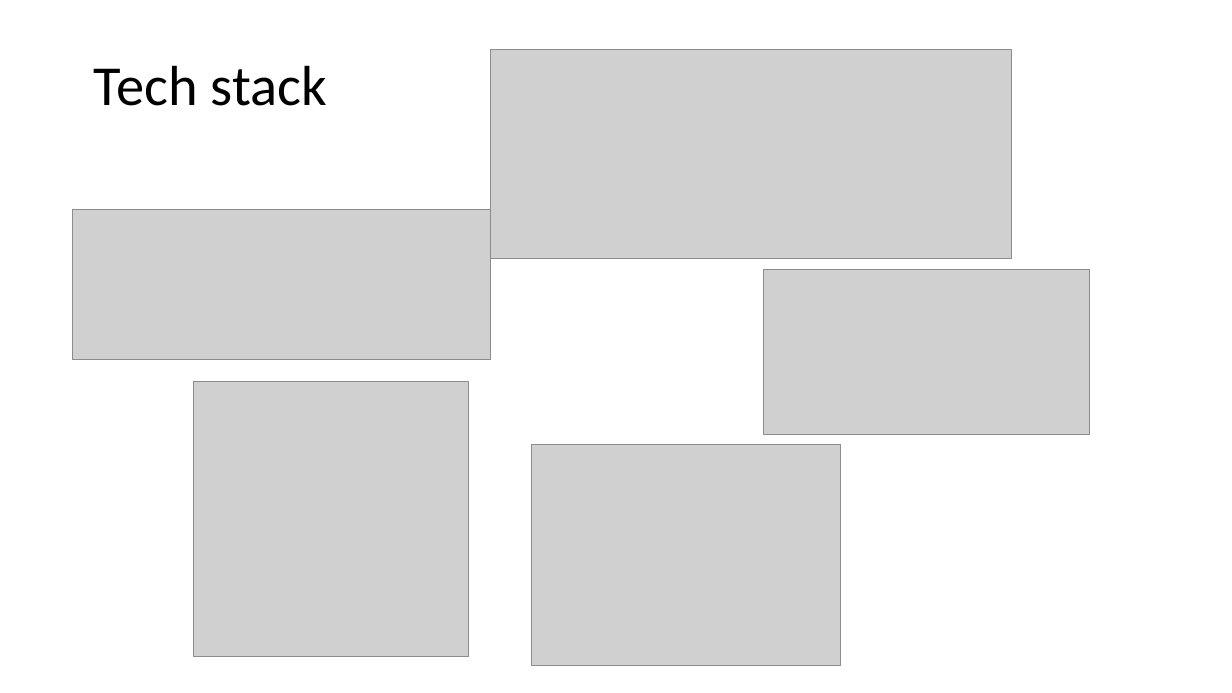
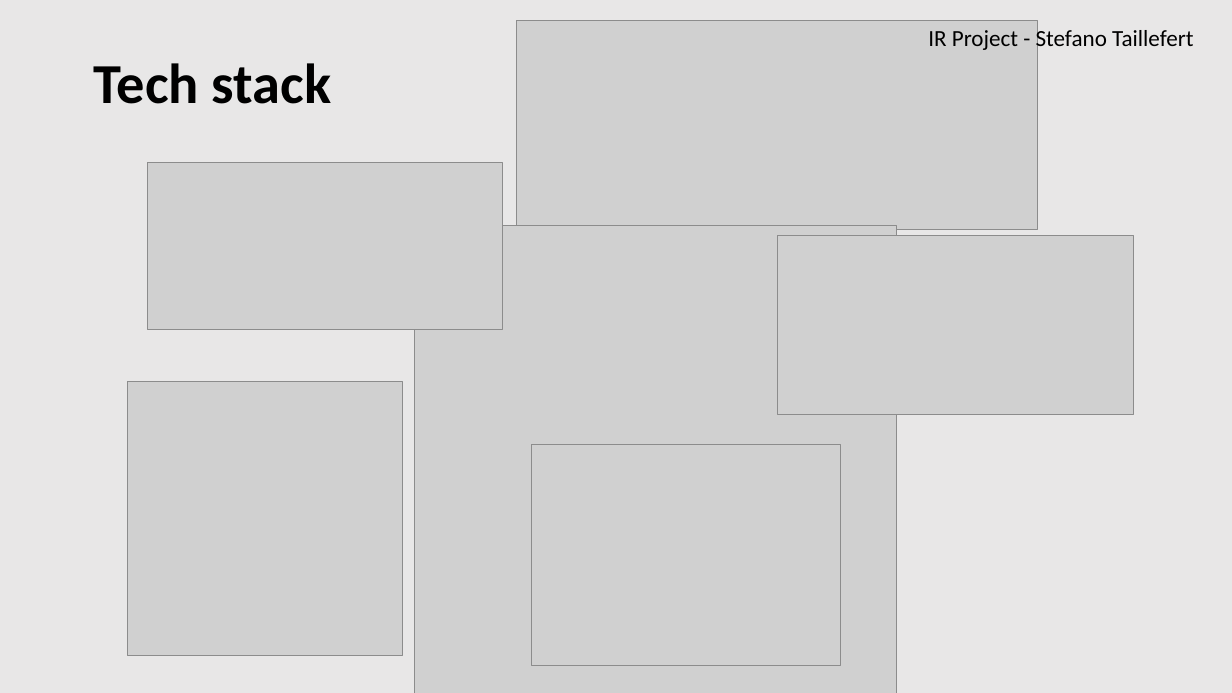
Before and after one commit to Steeven9/IR-project, a slide deck: slide 6 of docs/Project presentation.pptx (slide 5 before the commit). Drawn at 1232x693 pixels with LibreOffice and Linux fonts; fonts in the diff are those of the drawing; grey boxes stand for pictures. Boxes give left, top, right and bottom in pixels: in the first picture for what was removed or moved away, otherwise in the second. Text is boxed around its words. In the diff, an @@ line names an element or a change of style, - is before the commit and + after.

```diff
--- a/docs/Project presentation.pptx
+++ b/docs/Project presentation.pptx
@@ background #FFFFFF to #E9E7E7 @@
@@ title "Tech stack" at [94,63,331,104]: bold on @@
@@ picture: place and size @@
-picture at [491,50,1011,259]
+picture at [518,20,1038,229]
@@ text added at [928,27,1193,53], 18 pt, text #000000 @@
+IR Project - Stefano Taillefert
@@ picture: place and size @@
-picture at [72,210,491,360]
+picture at [147,163,503,329]
@@ picture added at [415,226,897,693] @@
@@ picture: place and size @@
-picture at [763,269,1090,433]
+picture at [777,236,1133,416]
@@ picture: place and size @@
-picture at [194,382,469,656]
+picture at [128,382,402,656]
```
Also in this commit, not shown: 7 other slides changed, 3 slides added, 1 slide removed, 3 other files.
